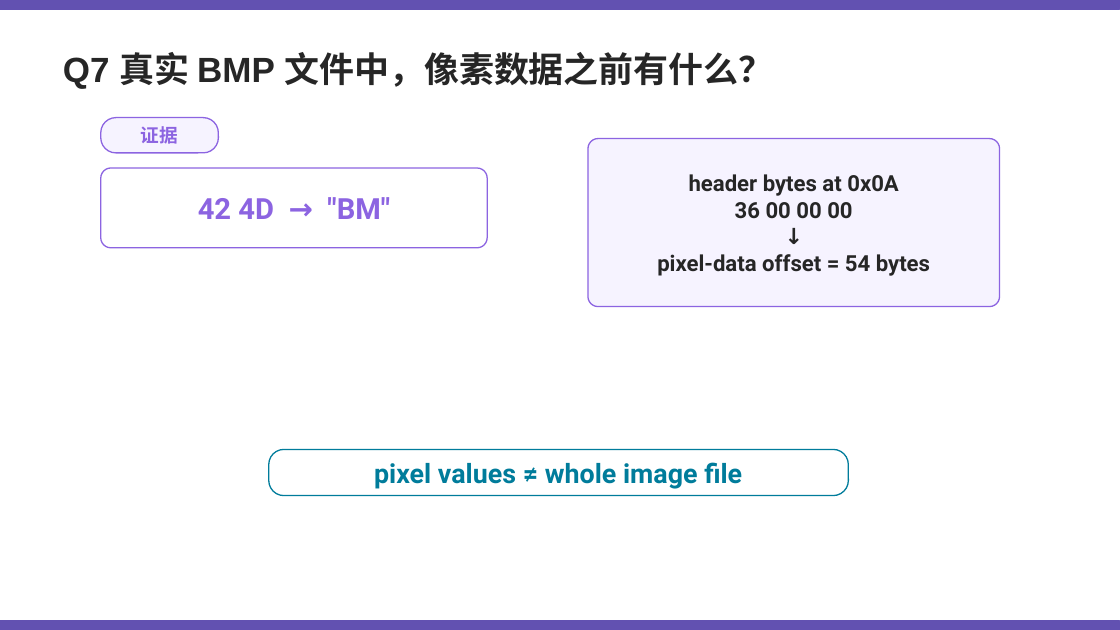
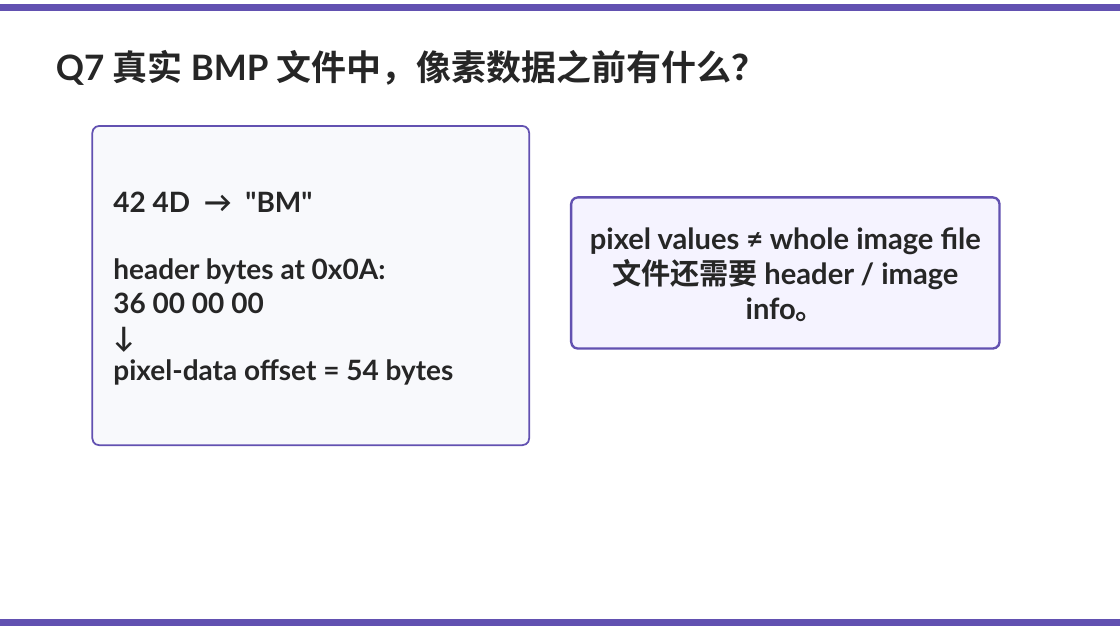
Before and after one commit to Kunonepeng/shtick, a slide deck: slide 20 of 1-2-encoding/1-2-3-image-encoding/image-encoding-v1.pptx (slide 18 before the commit). Drawn at 1120x630 pixels with LibreOffice and Linux fonts; fonts in the diff are those of the drawing. Boxes give left, top, right and bottom in pixels: in the first picture for what was removed or moved away, otherwise in the second. Text is boxed around its words. In the diff, an @@ line names an element or a change of style, - is before the commit and + after.

Commit message:
Refine image encoding classroom materials

```diff
--- a/1-2-encoding/1-2-3-image-encoding/image-encoding-v1.pptx
+++ b/1-2-encoding/1-2-3-image-encoding/image-encoding-v1.pptx
@@ rectangle: place and size @@
-rectangle at (0,0,1120,9)
+rectangle at (0,4,1120,11)
@@ text "Q7 真实 BMP 文件中，像素数据之前有什么？" at (56,50,766,85): font Arial to Lato @@
@@ rounded rectangle removed at (101,118,218,153) @@
@@ rounded rectangle added at (92,126,529,445), fill #F8F9FC, outline #6251B1 1.5 pt @@
@@ text removed at (141,126,178,144) @@
-证据
@@ rounded rectangle removed at (101,168,487,248) @@
@@ text "42 4D → "BM"": place and size @@
-text "42 4D → "BM"" at (657,174,930,276)
+text "42 4D → "BM"" at (113,191,454,385)
@@ text at (113,191,386,284): text changed; size 19 to 24 pt; font Roboto to Lato @@
-header bytes at 0x0A
+42 4D → "BM"
+header bytes at 0x0A:
@@ text removed at (198,197,390,219) @@
-42 4D → "BM"
@@ rounded rectangle: place and size @@
-rounded rectangle at (588,139,1000,307)
+rounded rectangle at (571,197,1000,349)
@@ rounded rectangle at (571,197,1000,349): fill #F6F3FF to #F5F3FF; outline #8C64E1 1.1 pt to #6251B1 2 pt; proportions changed @@
@@ text added at (590,227,981,321), 25 pt, text #262626, bold @@
+pixel values ≠ whole image file
+文件还需要 header / image info。
@@ text at (113,292,454,385): size 19 to 24 pt, font Roboto to Lato in "36 00 00 00", "↓", "pixel-data offset = 54 bytes"; alignment centre to left @@
@@ rounded rectangle removed at (269,450,849,496) @@
@@ text removed at (374,462,742,489) @@
-pixel values ≠ whole image file
@@ rectangle: place and size @@
-rectangle at (0,621,1120,630)
+rectangle at (0,619,1120,626)
```
Also in this commit, not shown: 22 other slides changed, 3 slides added, 1 slide removed, 8 other files.
